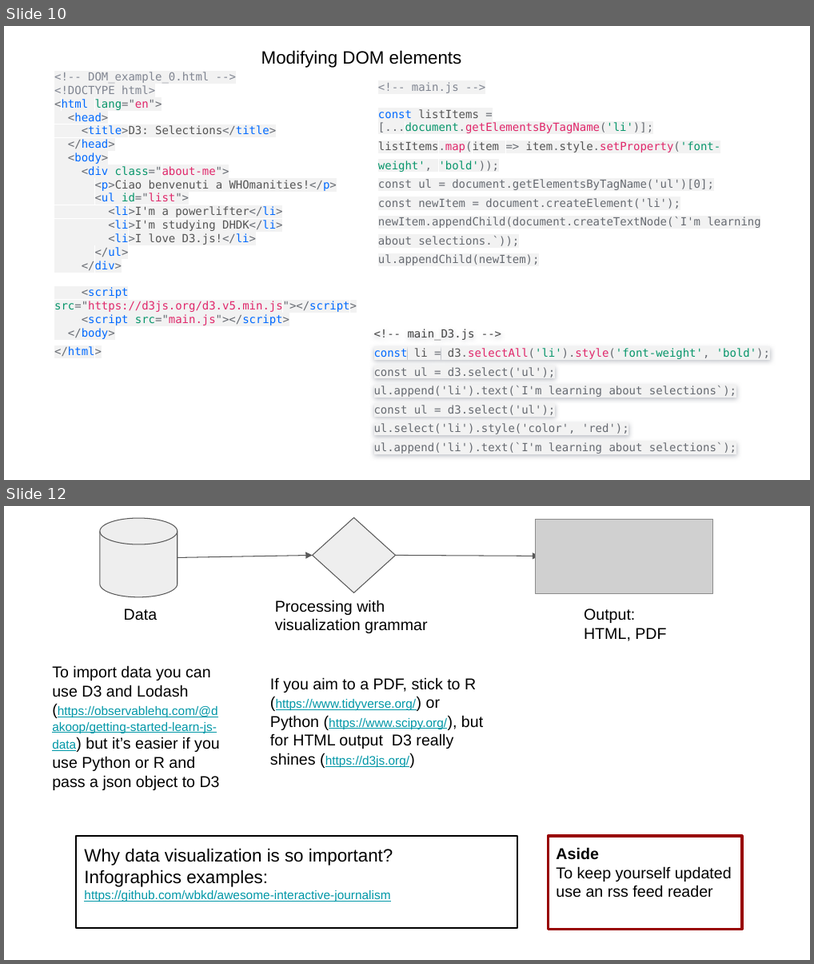
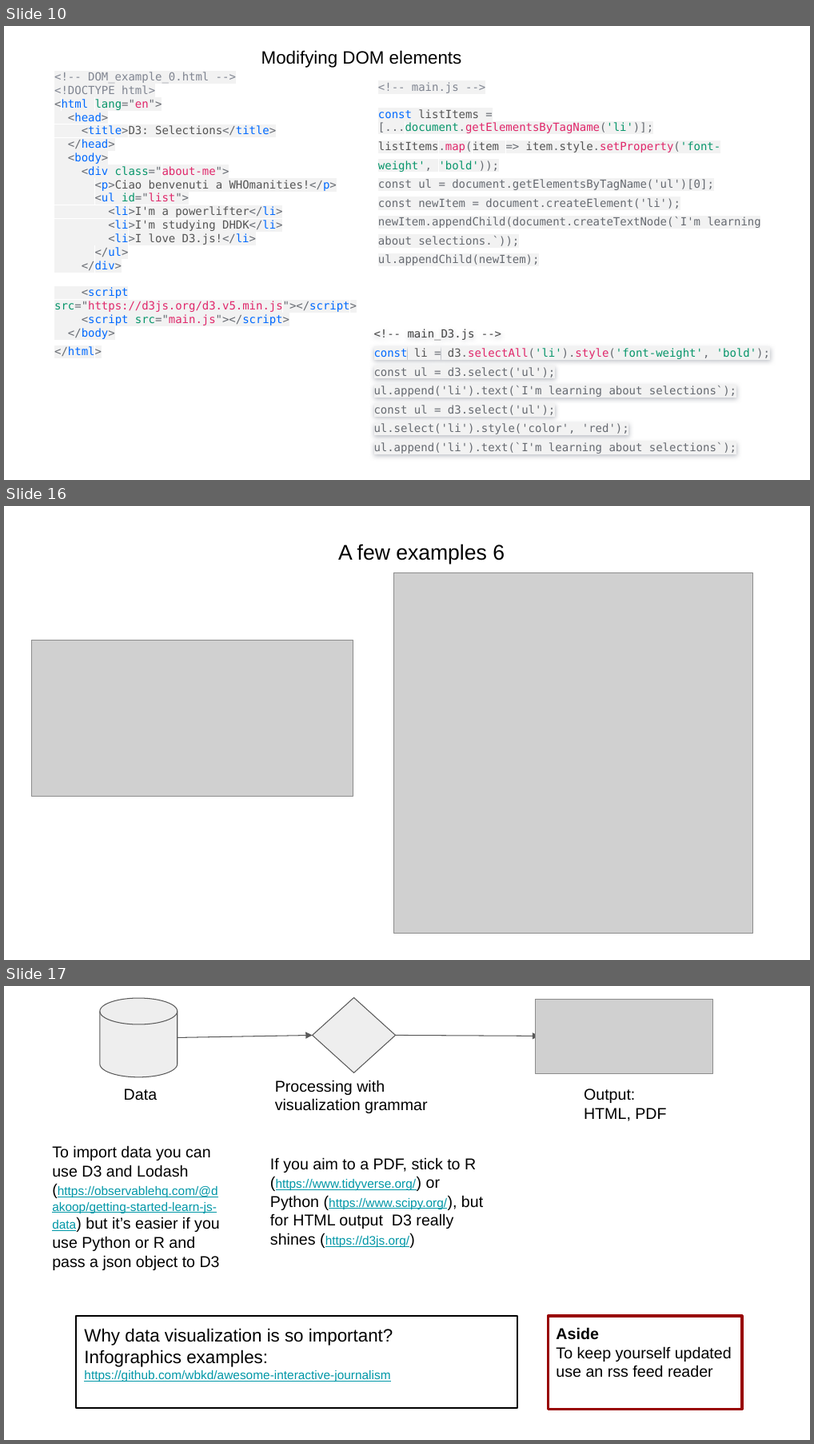
Before and after one commit to claudiotubertini/WHOmanities, a slide deck: Client-side_Data_Visualization.pptx. Shown one above the other, each under a label of ours: slides 10 and 12 before the commit, slides 10, 16 and 17 after it; the slides between them are not shown. The pictures are 814x964 and 814x1444 pixels, drawn with LibreOffice and Linux fonts; fonts in the diff are those of the drawing; grey boxes stand for pictures. Boxes give left, top, right and bottom in pixels: in the first picture for what was removed or moved away, otherwise in the second. Text is boxed around its words. In the diff, an @@ line names an element or a change of style, - is before the commit and + after.

```diff
--- a/Client-side_Data_Visualization.pptx
+++ b/Client-side_Data_Visualization.pptx
@@ slide 16 added at [4, 506, 810, 960], background #FFFFFF @@
@@ text added at [338, 544, 505, 564], 19 pt, text #000000 @@
+A few examples 6
@@ picture added at [394, 573, 753, 932] @@
@@ picture added at [31, 640, 353, 796] @@
@@ what was slide 12 is now slide 17 @@
```
Also in this commit, not shown: 5 other slides added, 1 slide removed, 2 other files.
